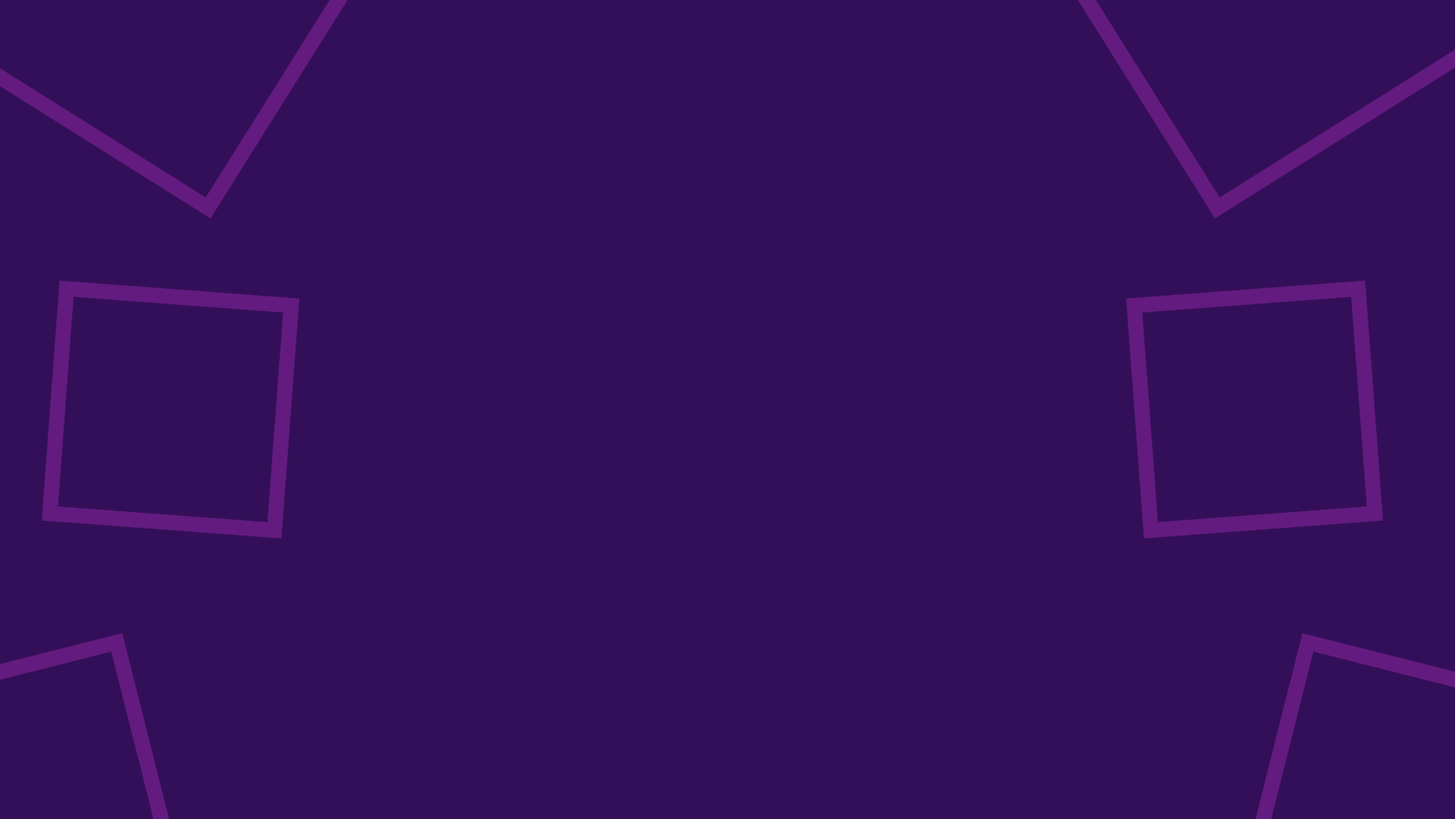
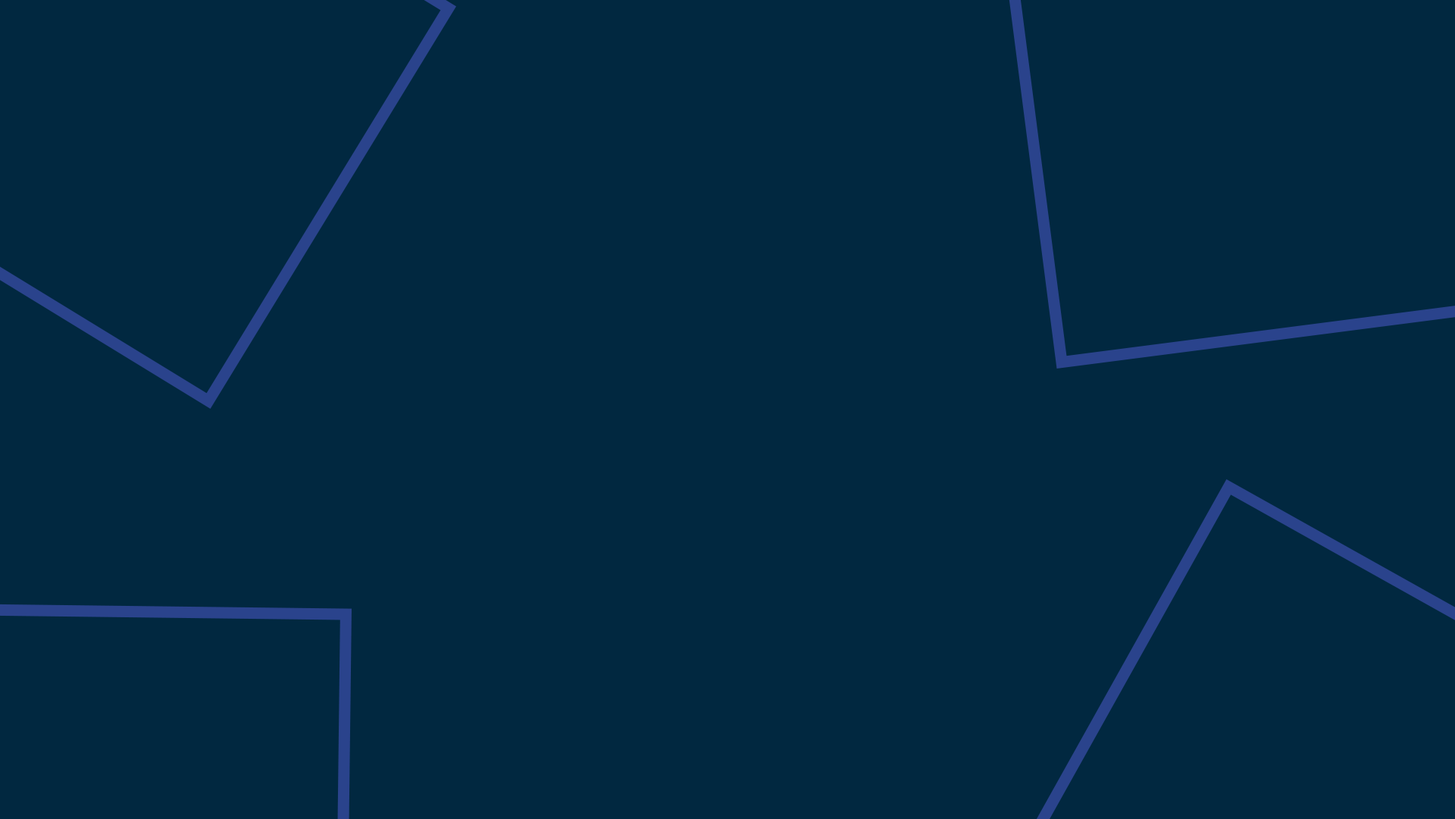
Comparing the layer stacks of the two (1455, 819) images. Changes:
removed layer "Rectangle 1 copy 5" (was 25%) over box(1126, 280, 1384, 539)
removed layer "Rectangle 1 copy 4" (was 25%) over box(1255, 632, 1455, 819)
removed layer "Rectangle 1 copy 3" (was 25%) over box(1077, 0, 1455, 219)
"Rectangle 1 copy" (1st of 2): opacity 25% → 100%, painted on it over box(0, 0, 1455, 819)
"Rectangle 1" (1st of 2): opacity 25% → 100%, painted on it over box(0, 0, 1455, 819)
added layer "Rectangle 1 copy" (2nd of 2) above "Rectangle 1" over box(0, 603, 352, 819)
renamed "Rectangle 1 copy 2" to "Rectangle 1", opacity 25% → 100%, moved it above "Background", painted on it over box(0, 0, 457, 539)
painted on "Background" over box(0, 0, 1455, 819)
